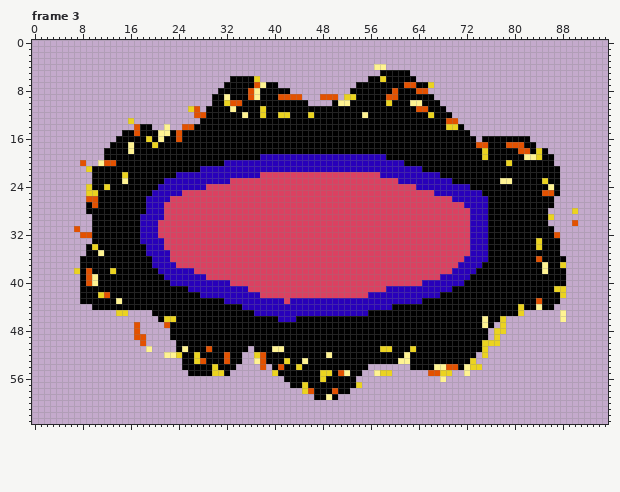
One commit to this pixel-art file: Assets/Raw/Sprites/Enemies/Boss4/PhaseSwitch/Center.aseprite. The first picture shows the starting point.
96x64 pixels, 8 frames. Shown: frame 3. The commit also changed other frames, which this record leaves out.
And afterwards:
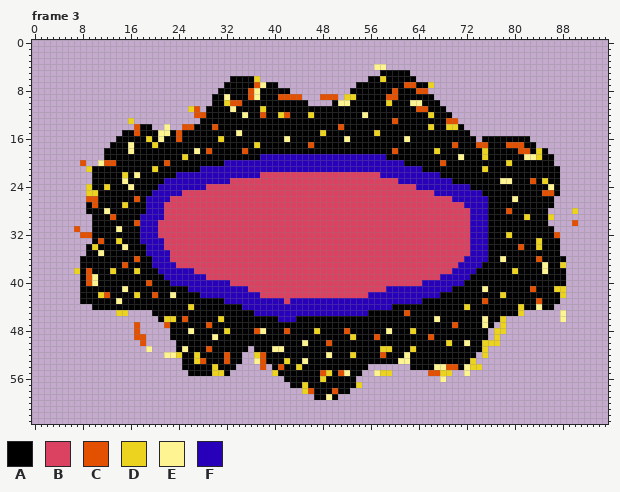
Palette (. is transparent): A #000000  B #db4161  C #e35100  D #ebd320  E #fff392  F #2800ba
Message: Corrected flame effects in phase switching sprites.
The exact change:
Changed rows in their new state; - is an unchanged pixel.
Frame 3, layer "Flames":
first column x 11:
12 ---------------------------C---C-----------------------------------------
13 -------------------------------------------------C-----------------------
14 -------------------C--------------------C--------------D-----------------
15 -----------------------E-------------D--------D--------------------------
16 --------------------D----------E---------E---------E---------------------
17 --------------------------D--------C-----------------------C-------------
18 ----------------E-C-----C------------------------C------D----------------
19 --------------D---------------------------------------------E------------
20 -----------C---------------------------------------------C---------------
21 ---------D------------------------------------------------------D--------
22 ------E------------------------------------------------------------------
23 ------------------------------------------------------------------------C
24 -----E-------------------------------------------------------------------
26 ------C--------------------------------------------------------------E---
27 ----D--------------------------------------------------------------------
28 -E------------------------------------------------------------------C----
29 --C--------------------------------------------------------------------D-
30 ------C------------------------------------------------------------------
31 ---E---------------------------------------------------------------------
32 --------------------------------------------------------------------D----
33 C--D---------------------------------------------------------------------
34 ----E-----------------------------------------------------------------C--
36 ------C------------------------------------------------------------E-----
37 ----C--------------------------------------------------------------------
38 ------D--------------------------------------------------------------D---
40 --------C----------------------------------------------------------------
41 ----E-----------------------------------------------------------E-------C
42 ------D--C--E------------------------------------------------------D-----
43 ----------------------------------------------------------------C--------
44 ---------------D---------------------------------------------D-----------
45 ---------------------------------------------------C---------------------
46 --------------C-----D-----------------------------------E----------------
47 ------------------C----------------------------------------C-------------
48 ---------------E-----D----CE---C----D----C------E---D--------------------
49 -------------------E----------------------D---C--------C-----------------
50 ----------------------------------E---C-------------------D--E-----------
52 ------------------------------------------D----C-------------------------
55 -------------------------------------C-----------------------------------
